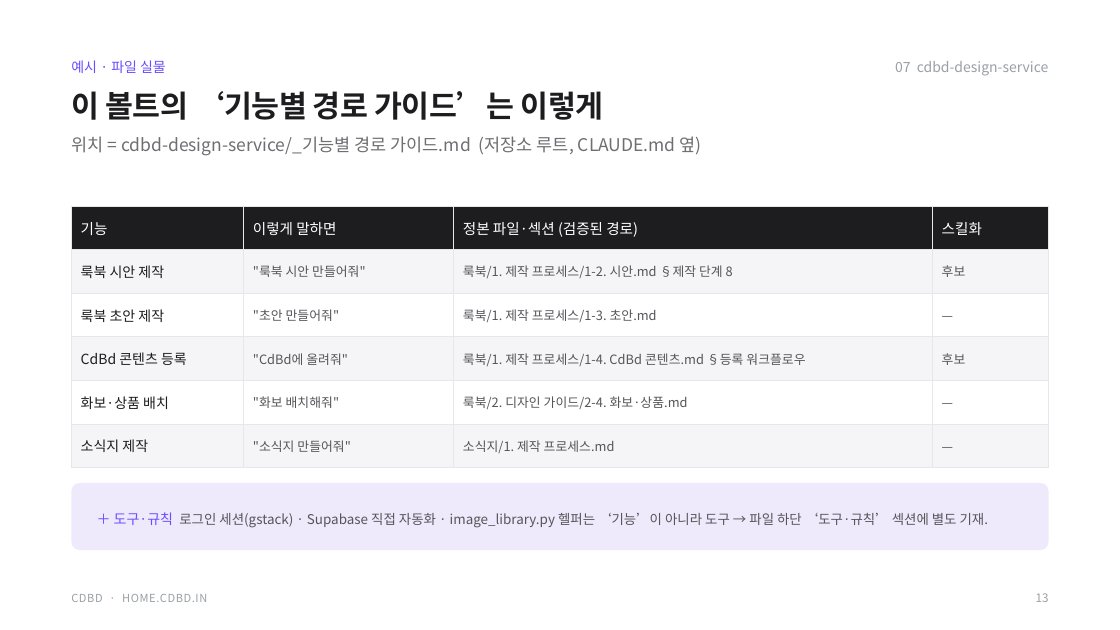
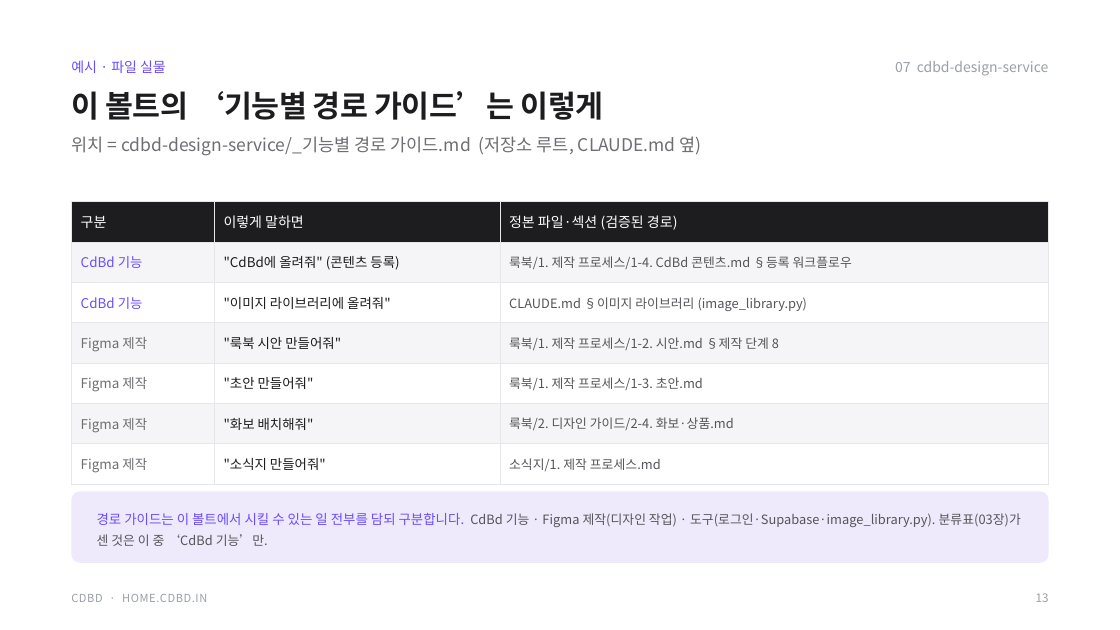
Before and after one commit to CdBd-in/design, a slide deck: slide 13 of _기능별 경로 가이드 — 실행 계획.pptx. Drawn at 1120x630 pixels with LibreOffice and Linux fonts; fonts in the diff are those of the drawing. Boxes give left, top, right and bottom in pixels: in the first picture for what was removed or moved away, otherwise in the second. Text is boxed around its words. In the diff, an @@ line names an element or a change of style, - is before the commit and + after.

```diff
--- a/_기능별 경로 가이드 — 실행 계획.pptx
+++ b/_기능별 경로 가이드 — 실행 계획.pptx
@@ table at (71,202,1049,477) @@
-기능 | 이렇게 말하면 | 정본 파일·섹션 (검증된 경로) | 스킬화
-룩북 시안 제작 | "룩북 시안 만들어줘" | 룩북/1. 제작 프로세스/1-2. 시안.md §제작 단계 8 | 후보
-룩북 초안 제작 | "초안 만들어줘" | 룩북/1. 제작 프로세스/1-3. 초안.md | —
-CdBd 콘텐츠 등록 | "CdBd에 올려줘" | 룩북/1. 제작 프로세스/1-4. CdBd 콘텐츠.md §등록 워크플로우 | 후보
-화보·상품 배치 | "화보 배치해줘" | 룩북/2. 디자인 가이드/2-4. 화보·상품.md | —
-소식지 제작 | "소식지 만들어줘" | 소식지/1. 제작 프로세스.md | —
+구분 | 이렇게 말하면 | 정본 파일·섹션 (검증된 경로)
+CdBd 기능 | "CdBd에 올려줘" (콘텐츠 등록) | 룩북/1. 제작 프로세스/1-4. CdBd 콘텐츠.md §등록 워크플로우
+CdBd 기능 | "이미지 라이브러리에 올려줘" | CLAUDE.md §이미지 라이브러리 (image_library.py)
+Figma 제작 | "룩북 시안 만들어줘" | 룩북/1. 제작 프로세스/1-2. 시안.md §제작 단계 8
+Figma 제작 | "초안 만들어줘" | 룩북/1. 제작 프로세스/1-3. 초안.md
+Figma 제작 | "화보 배치해줘" | 룩북/2. 디자인 가이드/2-4. 화보·상품.md
+Figma 제작 | "소식지 만들어줘" | 소식지/1. 제작 프로세스.md
@@ table: place and size @@
-table at (71,206,1049,457)
+table at (71,202,1049,477)
@@ rounded rectangle: place and size @@
-rounded rectangle at (71,483,1049,550)
+rounded rectangle at (71,492,1049,563)
@@ rounded rectangle at (71,492,1049,563): proportions changed @@
@@ text at (97,513,1021,546): text changed; size 11.5 to 11 pt @@
-＋ 도구·규칙 로그인 세션(gstack) · Supabase 직접 자동화 · image_library.py 헬퍼는 ‘기능’이 아니라 도구 → 파일 하단 ‘도구·규칙’ 섹션에 별도 기재.
+경로 가이드는 이 볼트에서 시킬 수 있는 일 전부를 담되 구분합니다. CdBd 기능 · Figma 제작(디자인 작업) · 도구(로그인·Supabase·image_library.py). 분류표(03장)가 센 것은 이 중 ‘CdBd 기능’만.
```
Also in this commit, not shown: 2 other files.
